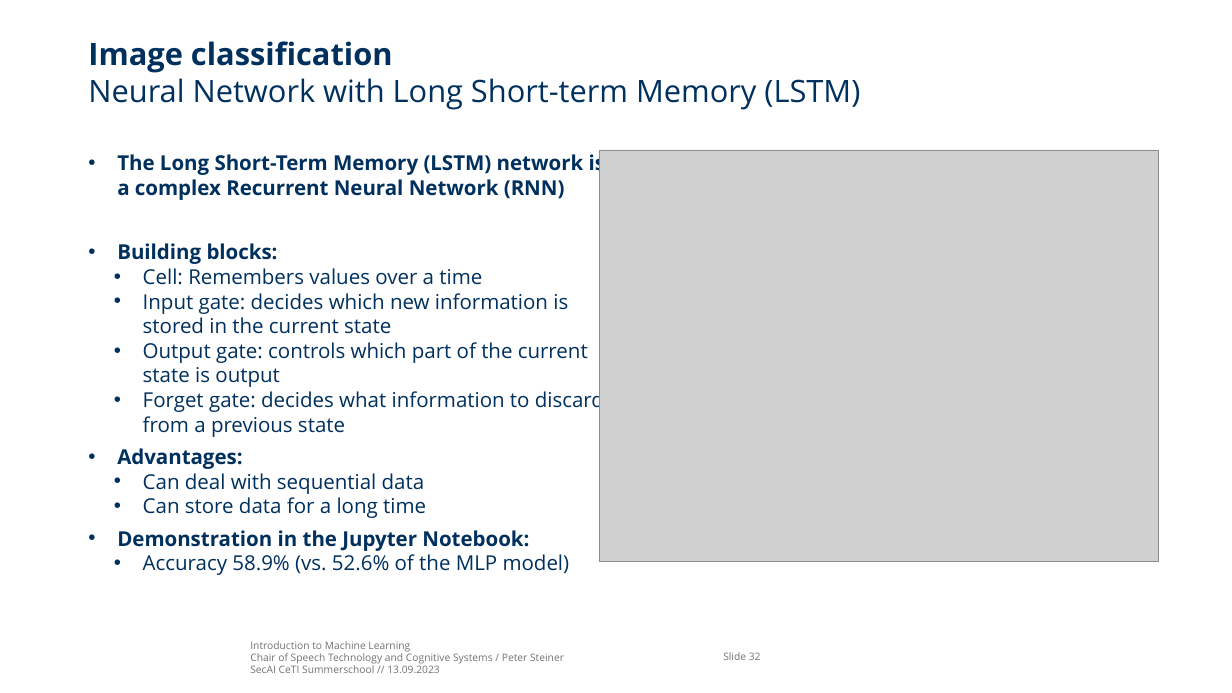
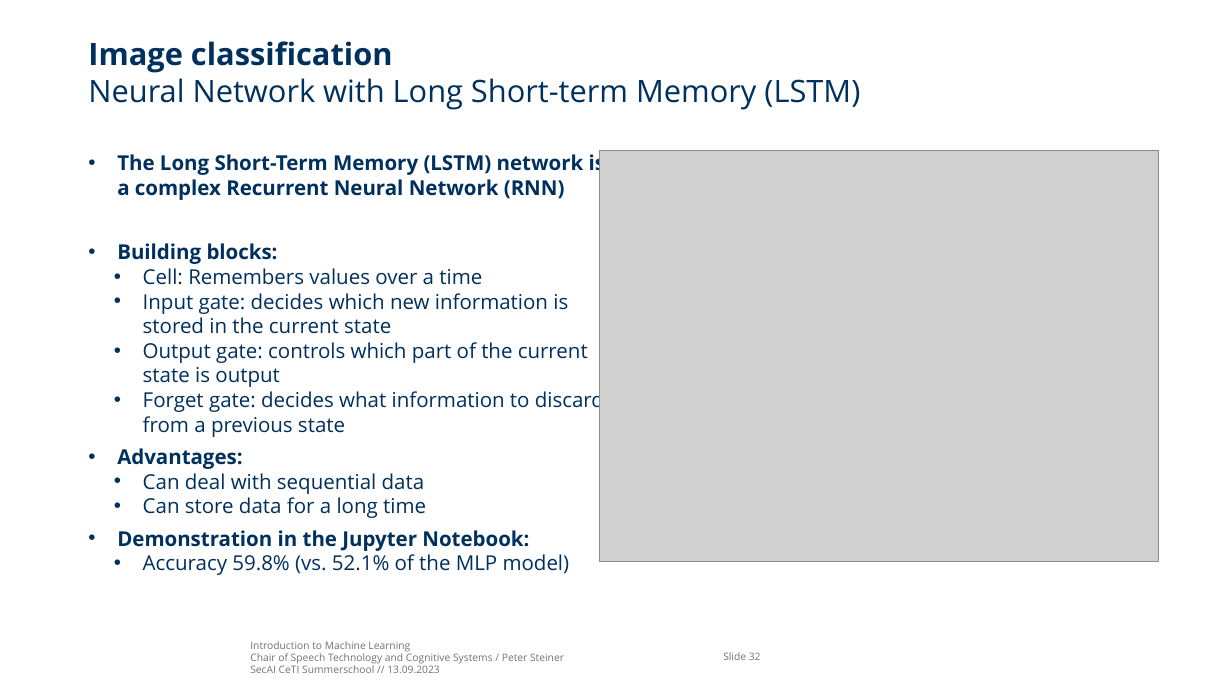
Before and after one commit to TUD-STKS/SECAI-Summer-School, a slide deck: slide 32 of Introduction to Machine Learning.pptx. Drawn at 1232x693 pixels with LibreOffice and Linux fonts; fonts in the diff are those of the drawing; grey boxes stand for pictures; background and template pictures are left out. Boxes give left, top, right and bottom in pixels: in the first picture for what was removed or moved away, otherwise in the second. Text is boxed around its words. In the diff, an @@ line names an element or a change of style, - is before the commit and + after.

Commit message:
- Commented the Jupyter Notebook. - Added more models - Added result plots (exemplary) - Added abstract and presentation.

```diff
--- a/Introduction to Machine Learning.pptx
+++ b/Introduction to Machine Learning.pptx
@@ text at (143,554,570,575): text changed @@
-    • Accuracy 58.9% (vs. 52.6% of the MLP model)
+    • Accuracy 59.8% (vs. 52.1% of the MLP model)
```
Also in this commit, not shown: 10 other slides changed, 17 other files.
